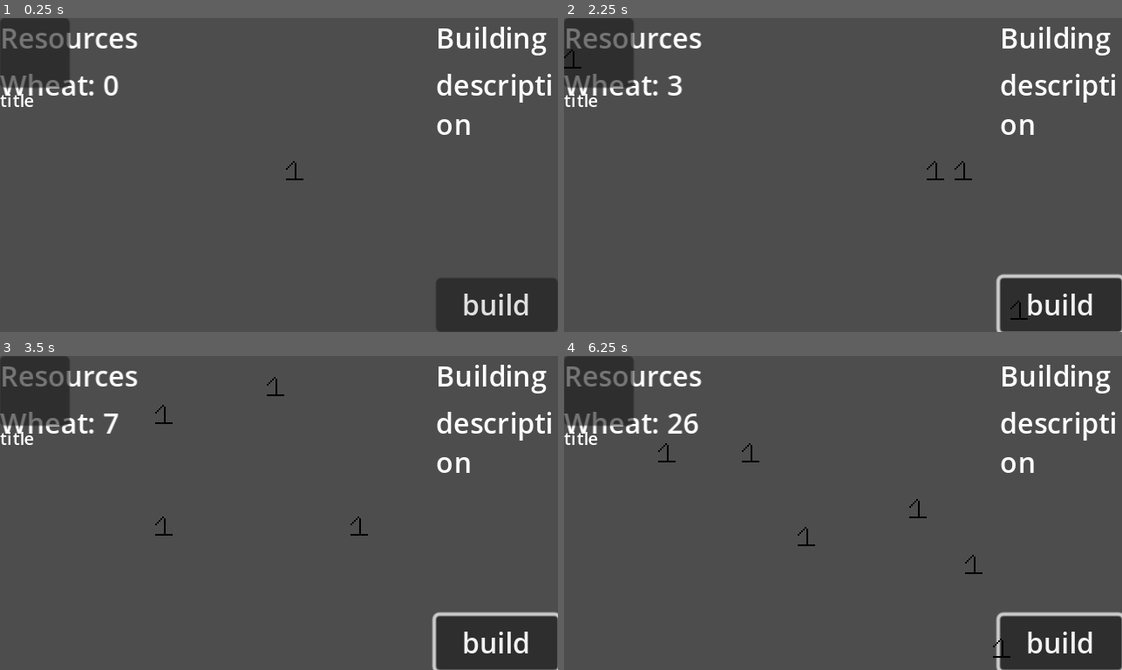
Above: before the commit, frames 1-4 (two rows, left to right).
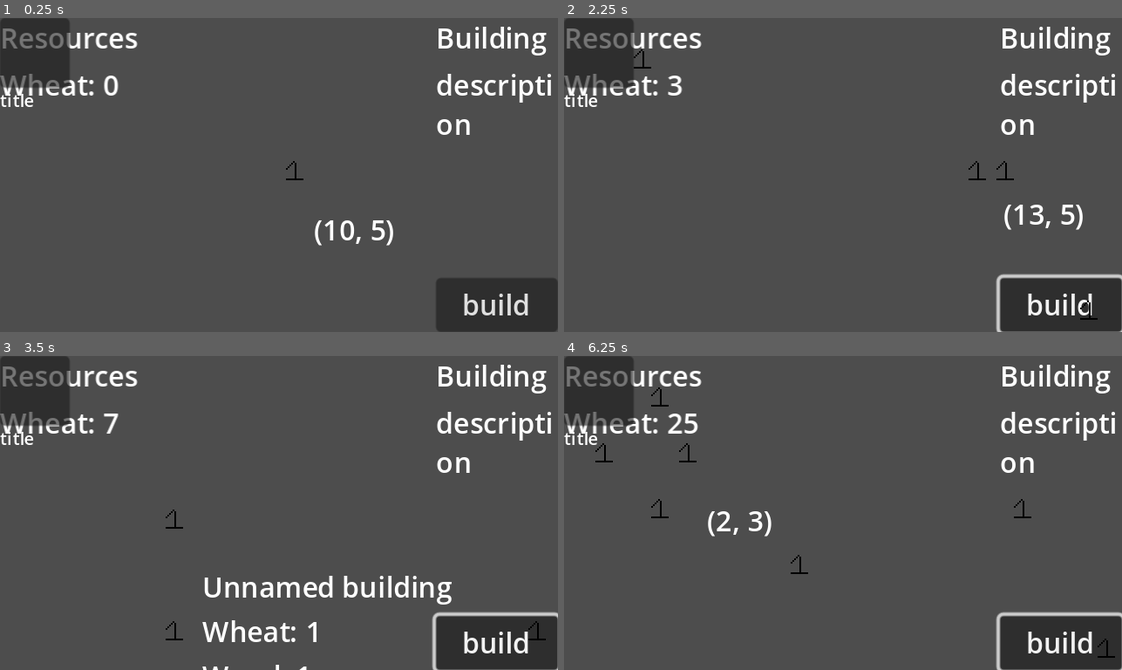
Above: after the commit, the same moments.

Repository: InRe-Dan/gmtk2024
Game: Godot game, scene res://world.tscn
Two runs of this game, one before a commit and one after it. Both use one fixed random seed, a clock stepped at 60 frames per second and the inputs below.
Inputs (mouse positions are in pixels of both pictures, inside the frame that each line leads up to):
- Up to frame 1 (0.25 s): no input
- Up to frame 2 (2.25 s): click "title" at 0.5 s; click "build" at 1.25 s; move the mouse to (965, 159) at 2.02 s; press the mouse at (965, 159) at 2.03 s; hold D (pan_right) from 2.03 s (still down)
- Up to frame 3 (3.5 s): move the mouse to (167, 528) at 2.77 s; release D (pan_right) at 2.78 s; release the mouse at (167, 528) at 2.78 s; hold S (pan_down) from 2.78 s (still down); click (167, 528) at 2.85 s
- Up to frame 4 (6.25 s): move the mouse to (898, 443) at 3.52 s; release S (pan_down) at 3.53 s; press the mouse at (898, 443) at 3.53 s; hold D (pan_right) 3.53-4.28 s; move the mouse to (815, 575) at 4.27 s; release the mouse at (815, 575) at 4.28 s; hold W (pan_up) 4.28-5.03 s; click (815, 575) at 4.35 s; move the mouse to (1010, 560) at 5.02 s; press the mouse at (1010, 560) at 5.03 s; hold A (pan_left) from 5.03 s (still down); move the mouse to (675, 465) at 5.77 s; release the mouse at (675, 465) at 5.78 s; click (675, 465) at 5.85 s

The runs differ from the first frame. In frame 1, 0.4% of the frame differs, in the area x 56-71%, y 64-73%; in frame 2, 0.7%; in frame 3, 2.1%, in the area x 27-98%, y 6-100%; in frame 4, 0.9%.

Commit message:
Refactored to use dicts for less iteration and added debug info label

Diff:
--- a/Building/building.gd
+++ b/Building/building.gd
@@ -1,6 +1,7 @@
 class_name Building
 extends Resource
 
+@export var name : String = "Unnamed building"
 @export var pattern_index: int = -1
 
 var root_position: Vector2i
--- a/level.gd
+++ b/level.gd
@@ -8,7 +8,8 @@
 @onready var ghost_layer: GhostLayer = $GhostLayer
 @onready var buildings_layer: TileMapLayer = $BuildingsLayer
 
-var buildings: Array[Building]
+var buildings: Dictionary # Vector2i -> Building
+var last_production : Production
 
 var wheat: int = 0
 
@@ -24,8 +25,15 @@
 func _process(delta: float) -> void:
 	# Draw building ghost
 	ghost_layer.draw_pattern()
+	var coordinate : Vector2i = buildings_layer.local_to_map(buildings_layer.get_local_mouse_position())
+	$Label.text = str(coordinate)
+	print(buildings.has(coordinate))
+	if buildings.has(coordinate):
+		var building : Building = buildings[coordinate]
+		$Label.text = building.name + "\n" + building.production.get_string()
+	$Label.global_position = get_global_mouse_position() + Vector2(20, 20)
 
-	var pan_direction: Vector2 = -Vector2(Input.get_axis("pan_left", "pan_right"), Input.get_axis("pan_up", "pan_down")).normalized()
+	var pan_direction : Vector2 = Input.get_vector("pan_left", "pan_right", "pan_up", "pan_down")
 	position += pan_direction * delta * PAN_SPEED
 
 
@@ -37,13 +45,14 @@
 
 # Production tick
 func tick() -> void:
-	var total_production: Production = Production.new()
+	last_production = Production.new()
 
 	# Generate resources from buildings
-	for building: Building in buildings:
-		total_production.combine(building.produce())
+	for building: Building in buildings.values():
+		last_production.combine(building.produce())
 
-	wheat += total_production.wheat
+	wheat += last_production.wheat
+
 
 	resources_added.emit()
 
@@ -60,6 +69,6 @@
 
 	# Draw building to the buildings layer
 	for cell: Vector2i in pattern.get_used_cells():
-		buildings_layer.set_cell(cell + buildings_layer.local_to_map(ghost_layer.get_local_mouse_position()), 0, pattern.get_cell_atlas_coords(cell))
-
-	buildings.append(building)
+		var coordinate : Vector2i = cell + buildings_layer.local_to_map(ghost_layer.get_local_mouse_position())
+		buildings_layer.set_cell(coordinate, 0, pattern.get_cell_atlas_coords(cell))
+		buildings[coordinate] = building
--- a/level.tscn
+++ b/level.tscn
@@ -19,4 +19,10 @@
 tile_set = ExtResource("1_uc2yi")
 script = ExtResource("2_35ren")
 
+[node name="Label" type="Label" parent="."]
+offset_right = 40.0
+offset_bottom = 23.0
+text = "Production Label
+"
+
 [connection signal="timeout" from="Tick" to="." method="tick"]
--- a/production.gd
+++ b/production.gd
@@ -11,3 +11,9 @@
 func combine(production: Production) -> void:
 	wheat += production.wheat
 	wood += production.wood
+
+func get_string() -> String:
+	var str : String = ""
+	str += "Wheat: " + str(wheat) + "\n"
+	str += "Wood: " + str(wheat) + "\n"
+	return str
--- a/project.godot
+++ b/project.godot
@@ -32,7 +32,8 @@
 
 folder_colors={
 "res://Building/": "yellow",
-"res://Building/Types/": "orange"
+"res://Building/Types/": "orange",
+"res://Interface/": "red"
 }
 
 [input]
